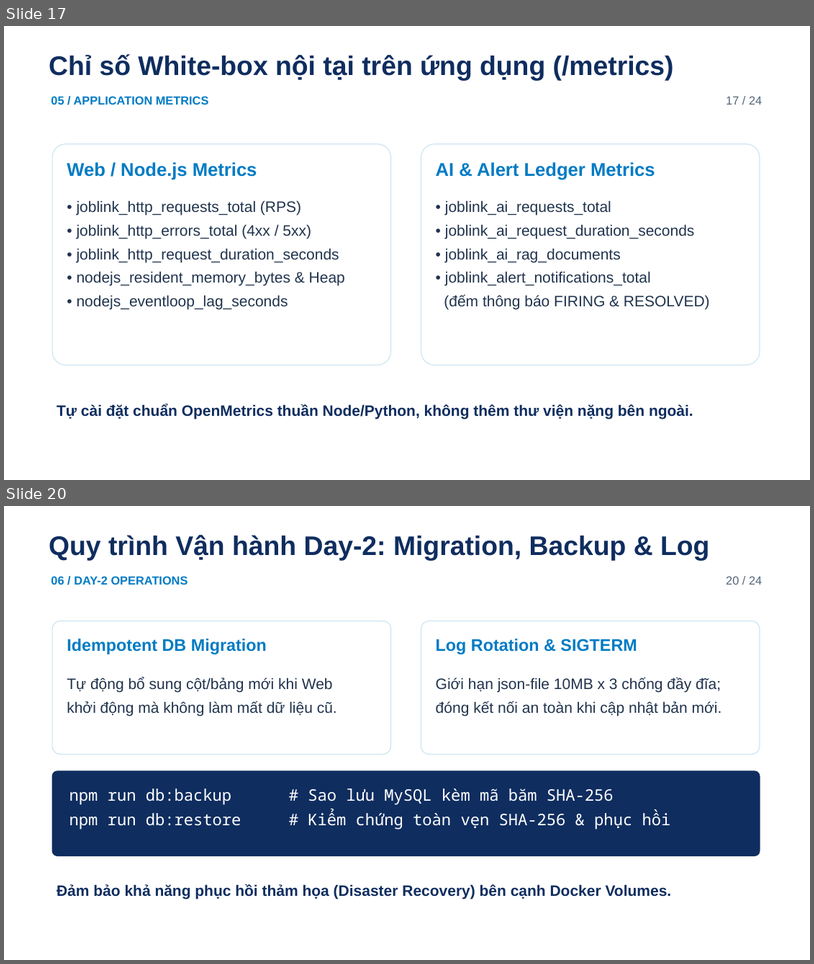
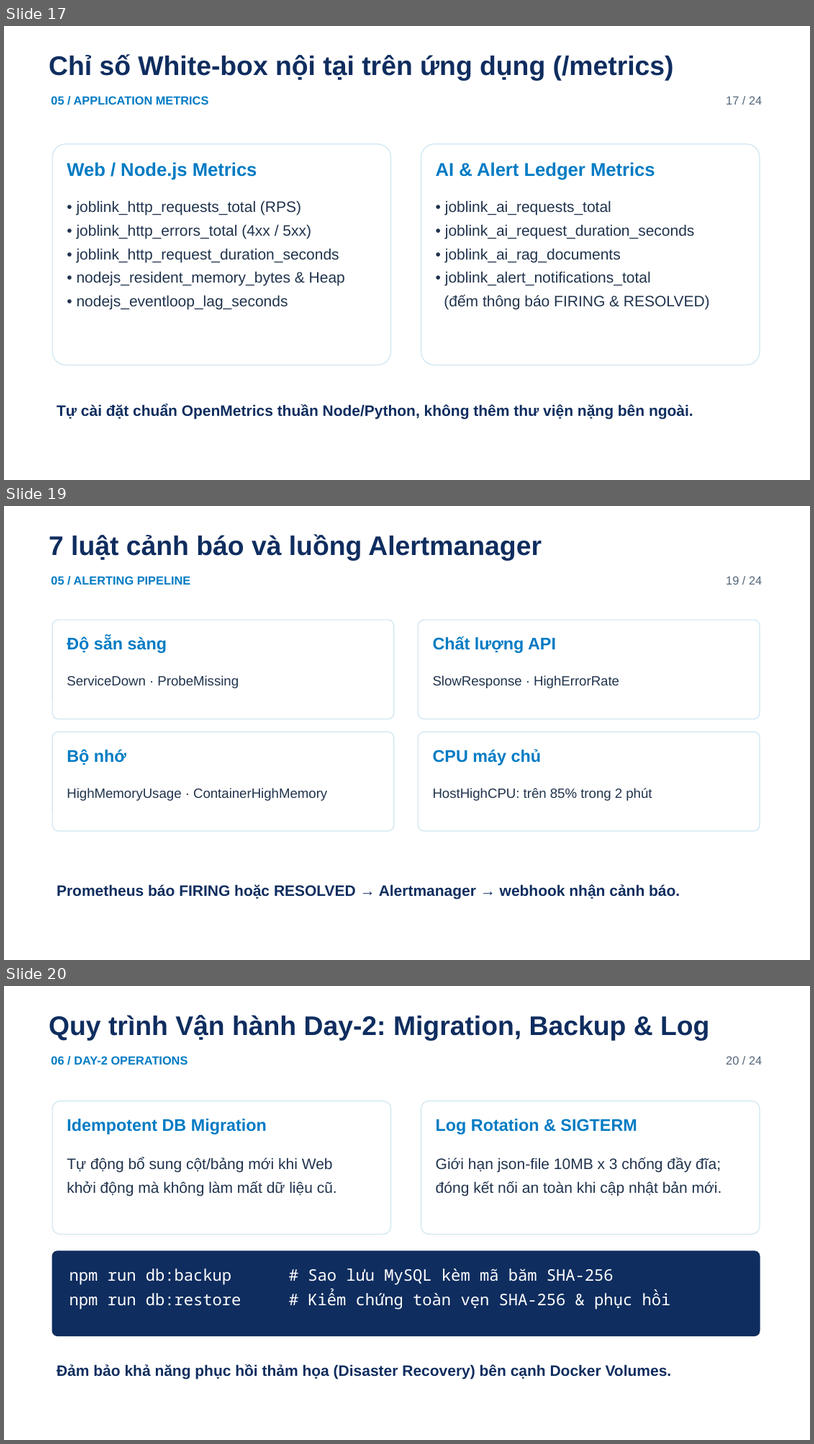
Before and after one commit to hieunofun/cong-nghe-phan-mem, a slide deck: JobLink_Final_Presentation.pptx. Shown one above the other, each under a label of ours: slides 17 and 20 before the commit, slides 17, 19 and 20 after it; the slides between them are not shown. The pictures are 814x964 and 814x1444 pixels, drawn with LibreOffice and Linux fonts; fonts in the diff are those of the drawing; background and template pictures are left out. Boxes give left, top, right and bottom in pixels: in the first picture for what was removed or moved away, otherwise in the second. Text is boxed around its words. In the diff, an @@ line names an element or a change of style, - is before the commit and + after.

```diff
--- a/JobLink_Final_Presentation.pptx
+++ b/JobLink_Final_Presentation.pptx
@@ slide 19 added at bbox=[4, 506, 810, 960], background #FFFFFF @@
@@ text added at bbox=[49, 534, 542, 561], 32 pt, text #0F2D5F, bold @@
+7 luật cảnh báo và luồng Alertmanager
@@ text added at bbox=[51, 576, 190, 584], 14 pt, text #007BC4, bold @@
+05 / ALERTING PIPELINE
@@ text added at bbox=[726, 576, 762, 584], 14 pt, text #53667A @@
+19 / 24
@@ rounded rectangle added at bbox=[52, 620, 394, 719], fill #FFFFFF, outline #CDE5F1 1 pt @@
@@ rounded rectangle added at bbox=[419, 620, 760, 719], fill #FFFFFF, outline #CDE5F1 1 pt @@
@@ text added at bbox=[67, 636, 167, 653], 20 pt, text #007BC4, bold @@
+Độ sẵn sàng
@@ text added at bbox=[433, 636, 556, 653], 20 pt, text #007BC4, bold @@
+Chất lượng API
@@ text added at bbox=[67, 675, 239, 688], 16 pt, text #20334D @@
+ServiceDown · ProbeMissing
@@ text added at bbox=[433, 675, 620, 688], 16 pt, text #20334D @@
+SlowResponse · HighErrorRate
@@ rounded rectangle added at bbox=[52, 731, 394, 831], fill #FFFFFF, outline #CDE5F1 1 pt @@
@@ rounded rectangle added at bbox=[419, 731, 760, 831], fill #FFFFFF, outline #CDE5F1 1 pt @@
@@ text added at bbox=[67, 749, 126, 764], 20 pt, text #007BC4, bold @@
+Bộ nhớ
@@ text added at bbox=[433, 749, 541, 765], 20 pt, text #007BC4, bold @@
+CPU máy chủ
@@ text added at bbox=[67, 788, 327, 800], 16 pt, text #20334D @@
+HighMemoryUsage · ContainerHighMemory
@@ text added at bbox=[433, 788, 652, 800], 16 pt, text #20334D @@
+HostHighCPU: trên 85% trong 2 phút
@@ text added at bbox=[57, 884, 680, 898], 18 pt, text #0F2D5F, bold @@
+Prometheus báo FIRING hoặc RESOLVED → Alertmanager → webhook nhận cảnh báo.
```
Also in this commit, not shown: 12 slides changed, 1 other slide added, 2 slides removed, 3 other files.
